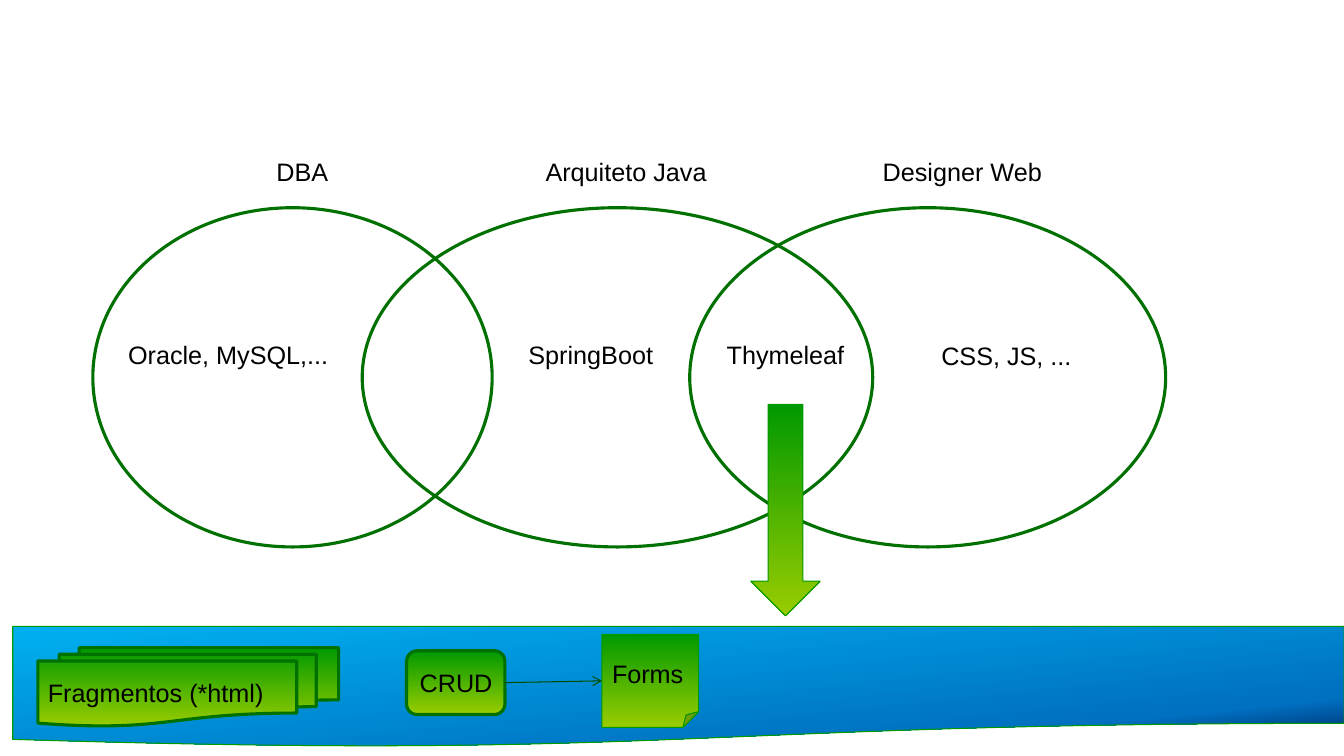
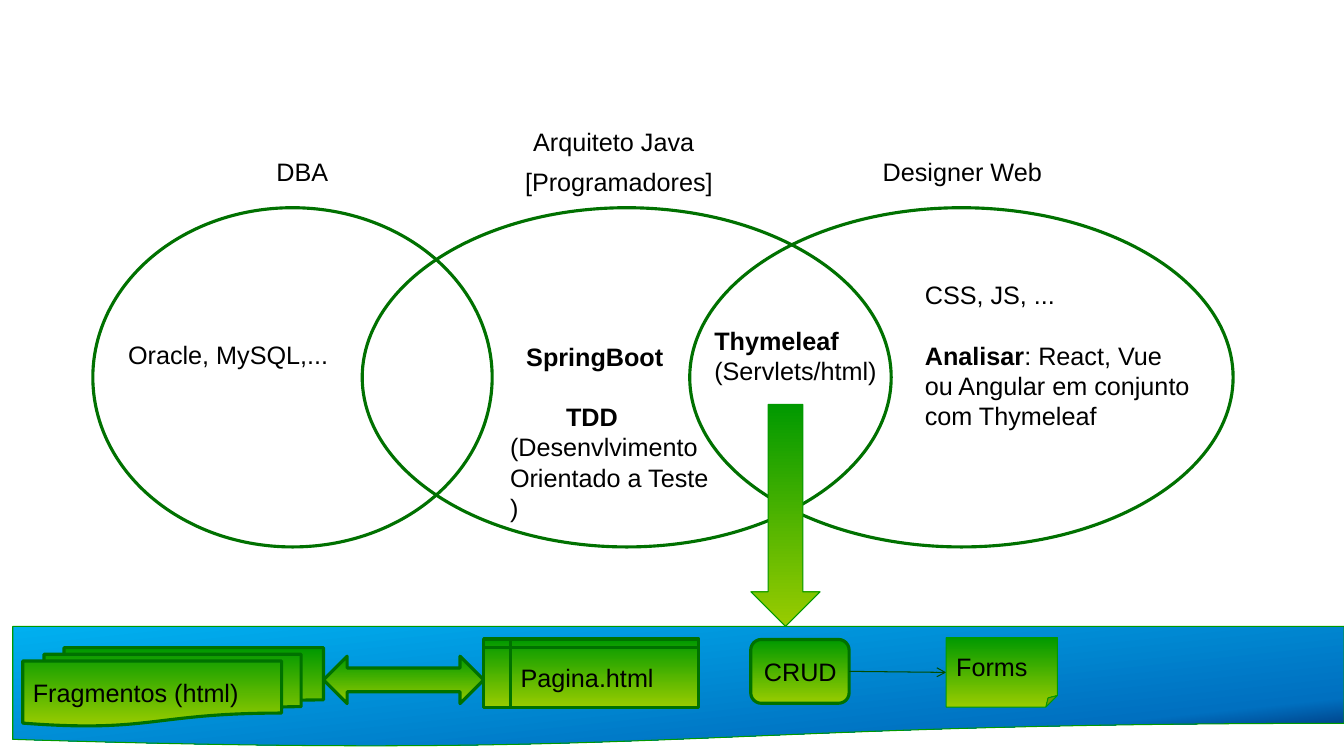
Before and after one commit to michelmontenegro/projeto, a slide deck: slide 9 of src/main/resources/static/ArquiteturaProjeto/ArquiteturaModeloProjetoSpringBoot.pptx (slide 7 before the commit). Drawn at 1344x756 pixels with LibreOffice and Linux fonts; fonts in the diff are those of the drawing; background and template pictures are left out. Boxes give left, top, right and bottom in pixels: in the first picture for what was removed or moved away, otherwise in the second. Text is boxed around its words. In the diff, an @@ line names an element or a change of style, - is before the commit and + after.

```diff
--- a/src/main/resources/static/ArquiteturaProjeto/ArquiteturaModeloProjetoSpringBoot.pptx
+++ b/src/main/resources/static/ArquiteturaProjeto/ArquiteturaModeloProjetoSpringBoot.pptx
@@ text "Arquiteto Java": place and size @@
-text "Arquiteto Java" at (546,162,706,186)
+text "Arquiteto Java" at (533,132,694,157)
@@ text added at (525,172,713,196), 18 pt, text #000000 @@
+[Programadores]
@@ ellipse: place and size @@
-ellipse at (362,208,872,547)
+ellipse at (362,208,891,547)
@@ ellipse: place and size @@
-ellipse at (690,208,1166,547)
+ellipse at (690,208,1233,547)
@@ text "CSS, JS, ...": place and size @@
-text "CSS, JS, ..." at (941,347,1043,369)
+text "CSS, JS, ..." at (925,286,1189,431)
@@ text "Thymeleaf": place and size @@
-text "Thymeleaf" at (727,345,845,370)
+text "Thymeleaf" at (714,331,876,386)
@@ text "SpringBoot" at (526,347,663,372): bold on @@
@@ text at (714,331,839,356): bold on in "Thymeleaf" @@
@@ text at (925,346,1189,431): paragraphs added @@
+Analisar: React, Vue
+ou Angular em conjunto
+com Thymeleaf
@@ text at (714,361,876,386): paragraph added @@
+(Servlets/html)
@@ text added at (510,408,708,488), 18 pt, text #000000 @@
+TDD
+(Desenvlvimento Orientado a Teste )
@@ down arrow: place and size @@
-down arrow at (751,404,821,616)
+down arrow at (751,404,821,626)
@@ flow chart multidocument "Fragmentos (html)": place and size @@
-flow chart multidocument "Fragmentos (html)" at (38,648,339,727)
+flow chart multidocument "Fragmentos (html)" at (23,648,324,727)
@@ left right arrow added at (324,656,484,704), fill gradient #009900 to #99CC00, outline #007100 2.25 pt @@
@@ flow chart internal storage added at (484,639,699,708), fill gradient #009900 to #99CC00, outline #007100 2.25 pt, 18 pt, text #000000 @@
+Pagina.html
@@ rounded rectangle "CRUD": place and size @@
-rounded rectangle "CRUD" at (406,651,505,715)
+rounded rectangle "CRUD" at (751,639,850,703)
@@ folded corner "Forms": place and size @@
-folded corner "Forms" at (602,634,699,727)
+folded corner "Forms" at (947,638,1058,708)
@@ text in flow chart multidocument at (33,683,238,707): text changed @@
-Fragmentos (*html)
+Fragmentos (html)
@@ arrow moved from (505, 683) - (602, 681) to (849, 671) - (947, 673) @@
```
Also in this commit, not shown: 2 slides added, 1 other file.
